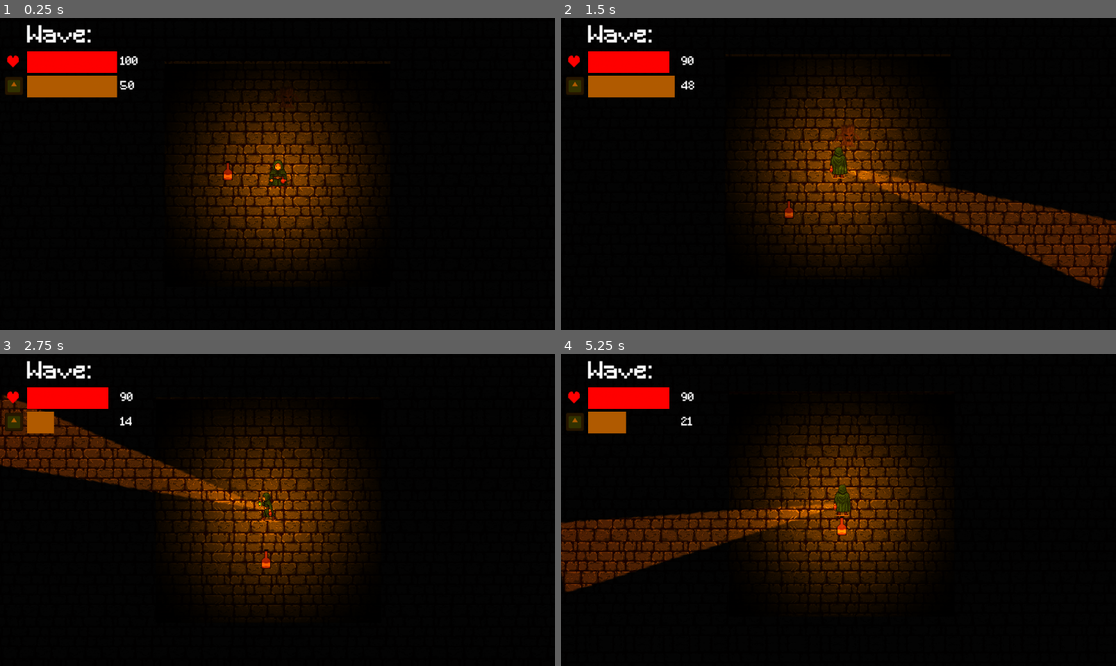
Above: before the commit, frames 1-4 (two rows, left to right).
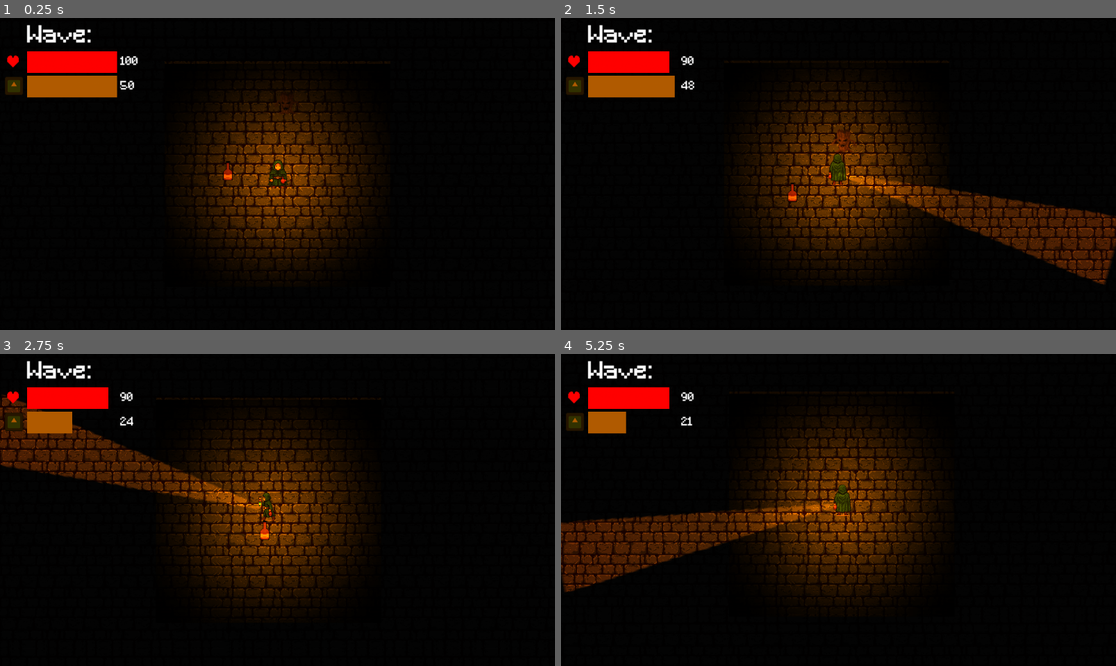
Above: after the commit, the same moments.

Repository: Frosmoth2324/Capstone-Game
Game: Godot game, scene res://Scenes/level.tscn
Same seed, same stepped clock (60 frames per second), same inputs: the game is played once before the commit and once after it. The engine's default icon, where the game draws it, is replaced by a stand-in: a white triangle on a blue panel in a dark square. Sound files missing from this copy of the repository are replaced by a short silence.
Inputs (mouse positions are in pixels of both pictures, inside the frame that each line leads up to):
- Up to frame 1 (0.25 s): no input
- Up to frame 2 (1.5 s): tap Enter at 0.5 s; move the mouse to (810, 236) at 0.52 s; hold W (Up) from 0.53 s (still down); click (810, 236) at 0.6 s; move the mouse to (1005, 220) at 1.27 s; right-click (1005, 220) at 1.35 s
- Up to frame 3 (2.75 s): move the mouse to (111, 463) at 2.02 s; release W (Up) at 2.03 s; hold Left (Left) from 2.03 s (still down); tap Space (Pulse) at 2.1 s
- Up to frame 4 (5.25 s): move the mouse to (866, 510) at 2.77 s; click (866, 510) at 2.85 s; move the mouse to (755, 432) at 3.52 s; release Left (Left) at 3.53 s; hold S (Down) 3.53-4.28 s; hold Right mouse button (Cone Boost) 3.53-4.28 s; move the mouse to (960, 494) at 4.27 s; hold D (Right) 4.28-5.03 s; tap Space (Pulse) at 4.35 s; move the mouse to (727, 525) at 5.02 s; hold W (Up) from 5.03 s (still down); click (727, 525) at 5.1 s

The runs differ from the first frame. In frame 1, less than 0.1% of the frame differs, in the area x 49-54%, y 22-31%; in frame 2, 9.7%, in the area x 29-100%, y 11-87%; in frame 3, 8.0%; in frame 4, 8.2%.

Commit message:
enemies follow player

Diff:
--- a/Scenes/enemy.tscn
+++ b/Scenes/enemy.tscn
@@ -61,10 +61,6 @@
 [node name="CollisionShape2D" type="CollisionShape2D" parent="Area2D"]
 shape = SubResource("CircleShape2D_kpoii")
 
-[node name="NavigationAgent2D" type="NavigationAgent2D" parent="."]
-
-[node name="RayCast2D" type="RayCast2D" parent="."]
-
 [node name="CollisionShape2D" type="CollisionShape2D" parent="."]
 light_mask = 2
 visibility_layer = 2
--- a/Scripts/enemy.gd
+++ b/Scripts/enemy.gd
@@ -1,7 +1,5 @@
 extends CharacterBody2D
 
-@onready var nav = $NavigationAgent2D
-@onready var ray = $RayCast2D
 @onready var player = %Player
 @onready var sprite = $Sprite
 
@@ -9,25 +7,18 @@
 var health = 10
 var damage = 10
 
-
 func _ready():
-	if ray.is_colliding():
-		ray.set_target_position(player.position)
-		nav.target_position = player.position
+	GameManager.enemies_remaining += 1
 
 func _physics_process(delta):
-	ray.set_target_position(player.position)
-	if ray.is_colliding():
-		nav.target_position = player.position
-		if nav.is_navigation_finished():
-			return
-		var pos = position
-		var target_pos = nav.get_next_path_position()
-		velocity = pos.direction_to(target_pos) * SPEED * delta
-		if pos.direction_to(target_pos).x > 0:
+		var direction = (player.global_position - global_position).normalized()
+		if direction.x > 0:
 			sprite.flip_h = false
-		elif pos.direction_to(target_pos).x < 0:
+		elif direction.x < 0:
 			sprite.flip_h = true
+		direction = direction.rotated(randf_range(-0.1, 0.1)) * (1.0 + randf_range(-0.1, 0.1))
+		velocity = direction * SPEED
+
 		if health > 0:
 			move_and_slide()
 
@@ -36,6 +27,7 @@
 	print("enemy hit")
 	if health <= 0:
 		print("die")
+		GameManager.enemies_remaining -= 1
 		queue_free()
 
 
